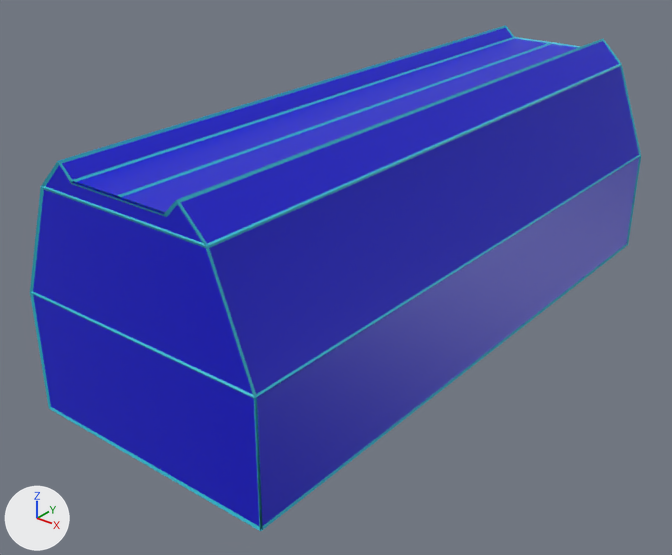
Two versions of the COLLADA model My Projects/main/game/content/xa/notc/mis/eth3/shapes/map/struct4.dae, one commit apart.
Camera for both pictures: a 50 mm camera at (303.4, -188.4, 391.1) aimed at (220.6, -85.0, 326.9). The lights are fixed; the arrows at lower left show +X, +Y and +Z. Objects named as collision shapes, trigger or cutter boxes, shadow casters or lower levels of detail are left out. Where no turn or scale is listed for an object, it has been applied to the vertices.

The older version as bpy lines, for what is in view:
```python
mat_xa_notc_mis_eth3_shapes_map_mat2 = principled_material('xa_notc_mis_eth3_shapes_map_mat2')
mat_xa_notc_mis_eth3_shapes_map_mat2.base_color = (0.00381, 0.00363, 0.64)  # blue #0c0cd1
mat_xa_notc_mis_eth3_shapes_map_mat2.roughness = 0.44
mat_xa_notc_mis_eth3_shapes_map_mat3 = principled_material('xa_notc_mis_eth3_shapes_map_mat3')
mat_xa_notc_mis_eth3_shapes_map_mat3.base_color = (0.0292, 0.502, 0.64)  # cyan #30bcd1
mat_xa_notc_mis_eth3_shapes_map_mat3.roughness = 0.44
me_cube_017 = bpy.data.meshes.new('Cube.017')
me_cube_017.from_pydata(...)  # 24 vertices, 38 faces; spans x -52.0..-12.0, y -89.6..14.4, z -4.0..34.0
me_cube_017.materials.append(mat_xa_notc_mis_eth3_shapes_map_mat2)  # blue #0c0cd1
me_cube_048 = bpy.data.meshes.new('Cube.048')
me_cube_048.from_pydata(...)  # 136 vertices, 320 faces; spans x -52.2..-11.8, y -89.8..14.6, z -4.2..34.2
me_cube_048.materials.append(mat_xa_notc_mis_eth3_shapes_map_mat3)  # cyan #30bcd1
ob_export_struct4_a = bpy.data.objects.new('Export_struct4_a', me_cube_017)
ob_export_struct4_a.location = (256.0, -38.4, 322.0)
ob_export_struct4_b = bpy.data.objects.new('Export_struct4_b', me_cube_048)
ob_export_struct4_b.location = (256.0, -38.4, 322.0)
```
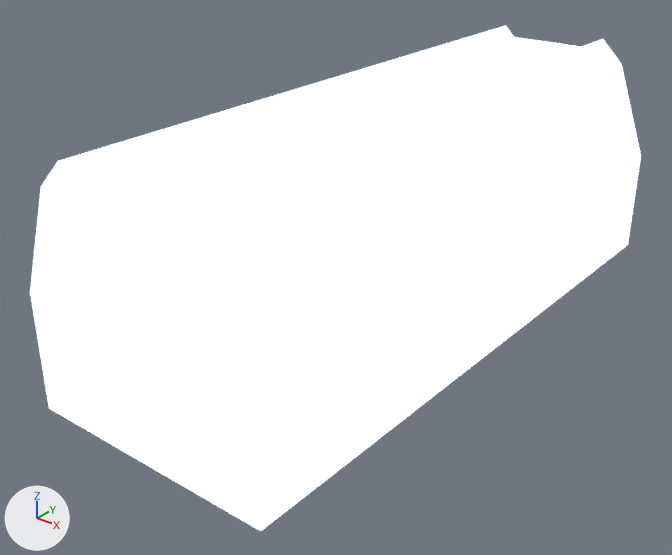
Commit message: Work on ETH3 map.

Location of each change, (x1, y1, x2, y2) in pixels of the pictures (672 x 555 px):
'Export_struct4_a', recoloured, surface changed (blue to white)
    both: (33, 28, 640, 526)
'Export_struct4_b', surface changed
    both: (30, 25, 641, 531)

What the commit changed:
Material 'xa_notc_mis_eth3_shapes_map_mat2' (mat_xa_notc_mis_eth3_shapes_map_mat2) changes colour from blue #0c0cd1 to dark grey #4f5252; in linear values from (0.00381, 0.00363, 0.64) to (0.0783, 0.0852, 0.0852).
In material 'xa_notc_mis_eth3_shapes_map_mat2' (mat_xa_notc_mis_eth3_shapes_map_mat2), emission_strength is now set to 1.0.
In material 'xa_notc_mis_eth3_shapes_map_mat3' (mat_xa_notc_mis_eth3_shapes_map_mat3), emission_strength is now set to 1.0.
